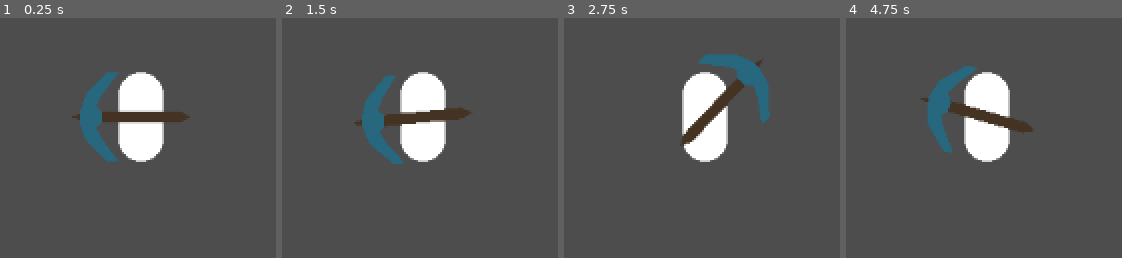
Above: before the commit, frames 1-4 (left to right).
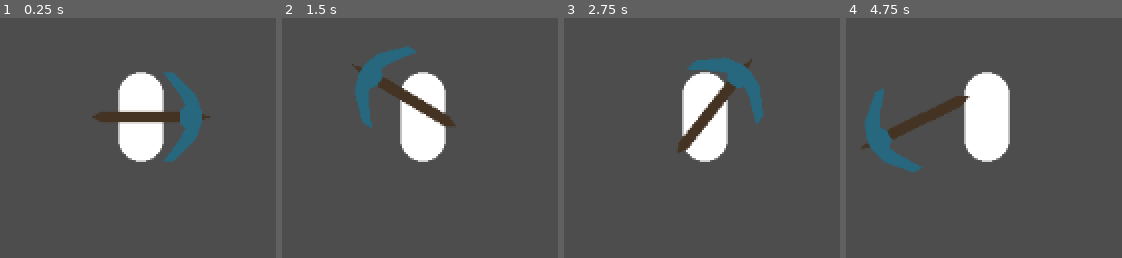
Above: after the commit, the same moments.

Repository: noahstelmak/dig-dig-down
Game: Godot game, scene res://floor_i.tscn
Two runs of this game, one before a commit and one after it. Both use one fixed random seed, a clock stepped at 60 frames per second and the inputs below. The project has no main scene, so this scene is started directly.
Inputs (mouse positions are in pixels of both pictures, inside the frame that each line leads up to):
- Up to frame 1 (0.25 s): no input
- Up to frame 2 (1.5 s): move the mouse to (outside the picture) at 0.52 s; hold D (right) 0.53-1.28 s; click (outside the picture) at 0.6 s; move the mouse to (outside the picture) at 1.27 s; hold S (down) from 1.28 s (still down); click (outside the picture) at 1.35 s
- Up to frame 3 (2.75 s): move the mouse to (outside the picture) at 2.02 s; release S (down) at 2.03 s; hold D (right) from 2.03 s (still down); click (outside the picture) at 2.1 s
- Up to frame 4 (4.75 s): move the mouse to (outside the picture) at 2.77 s; release D (right) at 2.78 s; hold W (up) 2.78-3.53 s; click (outside the picture) at 2.85 s; move the mouse to (outside the picture) at 3.52 s; hold A (left) from 3.53 s (still down); click (outside the picture) at 3.6 s; move the mouse to (outside the picture) at 4.27 s; click (outside the picture) at 4.35 s

The runs differ from the first frame. In frame 1, 4.4% of the frame differs, in the area x 26-77%, y 22-60%; in frame 2, 6.0%; in frame 3, 3.0%; in frame 4, 6.5%, in the area x 5-68%, y 20-65%.

Commit message:
arrumando animacao da pika

Diff:
--- a/scenes/entities/player/dig_tool.gd
+++ b/scenes/entities/player/dig_tool.gd
@@ -2,9 +2,16 @@
 
 @onready var ANIMATION_PLAYER: AnimationPlayer = $AnimationPlayer;
 
+var toggle_animation = -1
+
 func _get_input():
 	#Handles the "DIG" tool position
 	var mouse_position: Vector2 = get_global_mouse_position()
+
+	scale.x = 1 * toggle_animation
+	if global_position.x > mouse_position.x and not ANIMATION_PLAYER.is_playing():
+		scale.x = -1 * toggle_animation
+
 	look_at(mouse_position);
 	rotate(PI/2)
 
@@ -12,6 +19,9 @@
 		dig()
 
 func dig():
+	if ANIMATION_PLAYER.is_playing():
+		return
+	toggle_animation *= -1
 	ANIMATION_PLAYER.play("digging")
 
 func _physics_process(delta):
--- a/scenes/entities/player/dig_tool.tscn
+++ b/scenes/entities/player/dig_tool.tscn
@@ -1,42 +1,6 @@
-[gd_scene load_steps=5 format=3 uid="uid://dohj0tyari7o2"]
+[gd_scene load_steps=5 format=3 uid="uid://doionhaksnvao"]
 
 [ext_resource type="Script" path="res://scenes/entities/player/dig_tool.gd" id="1_02b50"]
-
-[sub_resource type="Animation" id="Animation_47ayj"]
-resource_name = "digging"
-tracks/0/type = "bezier"
-tracks/0/imported = false
-tracks/0/enabled = true
-tracks/0/path = NodePath("DigTool:position:x")
-tracks/0/interp = 1
-tracks/0/loop_wrap = true
-tracks/0/keys = {
-"handle_modes": PackedInt32Array(0, 0, 0, 0),
-"points": PackedFloat32Array(0, -0.25, 0, 0.25, 0, 0, -0.25, 0, 0.25, 0, 0, -0.25, 0, 0.25, 0, 0, -0.25, 0, 0.25, 0),
-"times": PackedFloat32Array(0, 0.266667, 0.533333, 0.766667)
-}
-tracks/1/type = "bezier"
-tracks/1/imported = false
-tracks/1/enabled = true
-tracks/1/path = NodePath("DigTool:position:y")
-tracks/1/interp = 1
-tracks/1/loop_wrap = true
-tracks/1/keys = {
-"handle_modes": PackedInt32Array(0, 0, 0),
-"points": PackedFloat32Array(10, -0.25, 0, 0.25, 0, -16, -0.25, 0, 0.25, 0, 10, -0.25, 0, 0.25, 0),
-"times": PackedFloat32Array(0, 0.266667, 0.766667)
-}
-tracks/2/type = "bezier"
-tracks/2/imported = false
-tracks/2/enabled = true
-tracks/2/path = NodePath("DigTool:rotation")
-tracks/2/interp = 1
-tracks/2/loop_wrap = true
-tracks/2/keys = {
-"handle_modes": PackedInt32Array(0, 0, 0),
-"points": PackedFloat32Array(-0.958186, -0.25, 0, 0.25, 0, 0.785398, -0.25, 0, 0.25, 0, 0, -0.25, 0, 0.25, 0),
-"times": PackedFloat32Array(0, 0.266667, 0.766667)
-}
 
 [sub_resource type="Animation" id="Animation_6f6et"]
 length = 0.001
@@ -50,6 +14,43 @@
 "handle_modes": PackedInt32Array(0),
 "points": PackedFloat32Array(0, -0.25, 0, 0.25, 0),
 "times": PackedFloat32Array(0)
+}
+
+[sub_resource type="Animation" id="Animation_47ayj"]
+resource_name = "digging"
+length = 0.7
+tracks/0/type = "bezier"
+tracks/0/imported = false
+tracks/0/enabled = true
+tracks/0/path = NodePath("DigTool:position:x")
+tracks/0/interp = 1
+tracks/0/loop_wrap = true
+tracks/0/keys = {
+"handle_modes": PackedInt32Array(0, 0, 0, 0),
+"points": PackedFloat32Array(0, -0.25, 0, 0.25, 0, 0, -0.25, 0, 0.25, 0, 0, -0.25, 0, 0.25, 0, 0, -0.25, 0, 0.25, 0),
+"times": PackedFloat32Array(0, 0.266667, 0.5, 0.7)
+}
+tracks/1/type = "bezier"
+tracks/1/imported = false
+tracks/1/enabled = true
+tracks/1/path = NodePath("DigTool:position:y")
+tracks/1/interp = 1
+tracks/1/loop_wrap = true
+tracks/1/keys = {
+"handle_modes": PackedInt32Array(0, 0, 0),
+"points": PackedFloat32Array(10, -0.25, 0, 0.25, 0, -16, -0.25, 0, 0.25, 0, 10, -0.25, 0, 0.25, 0),
+"times": PackedFloat32Array(0, 0.266667, 0.7)
+}
+tracks/2/type = "bezier"
+tracks/2/imported = false
+tracks/2/enabled = true
+tracks/2/path = NodePath("DigTool:rotation")
+tracks/2/interp = 1
+tracks/2/loop_wrap = true
+tracks/2/keys = {
+"handle_modes": PackedInt32Array(0, 0, 0),
+"points": PackedFloat32Array(-0.958186, -0.25, 0, 0.25, 0, 0.785398, -0.25, 0, 0.25, 0, 0, -0.25, 0, 0.25, 0),
+"times": PackedFloat32Array(0, 0.266667, 0.7)
 }
 
 [sub_resource type="AnimationLibrary" id="AnimationLibrary_6p3s5"]
Not shown: 1 places in scenes/entities/player/player.tscn that only renumber resources
